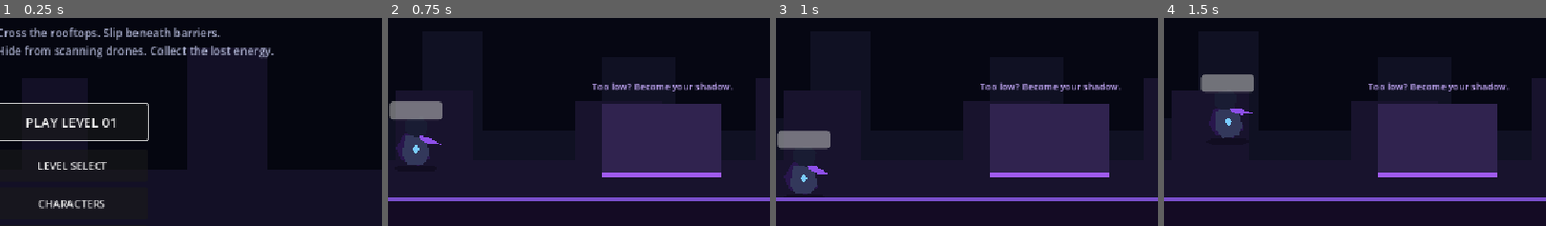
Above: before the commit, frames 1-4 (left to right).
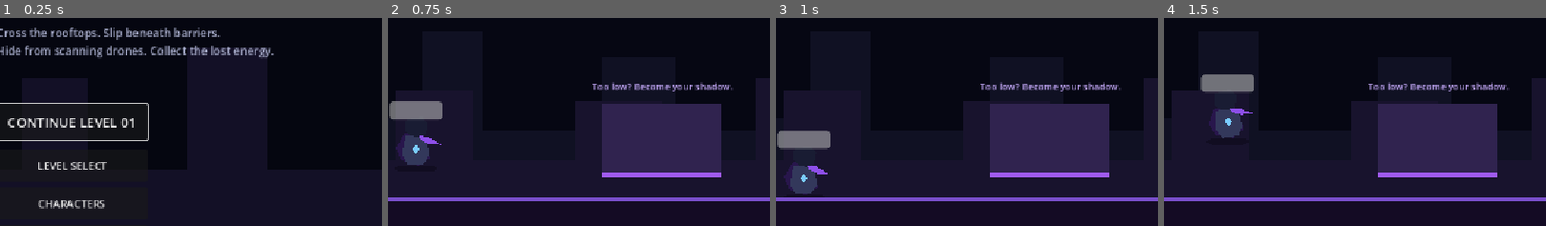
Above: after the commit, the same moments.

Repository: Yass29/shadow-run
Game: Godot game, scene res://main_menu.tscn
The game is run twice, just before and just after one commit, with the same random seed, the same clock (stepped at 60 frames per second) and the same inputs.
Inputs:
- Up to frame 1 (0.25 s): no input
- Up to frame 2 (0.75 s): click "PLAY LEVEL 01" (after the commit: "CONTINUE LEVEL 01") at 0.5 s
- Up to frame 3 (1 s): no input
- Up to frame 4 (1.5 s): tap Enter (ui_accept) at 1.25 s; hold Right (ui_right) from 1.28 s (still down); hold Enter (ui_accept) from 1.28 s (still down)
The pictures show only the part of the screen within x 9-59%, y 35-85%; the shares and areas given below are measured in that part.

The runs differ from the first frame. In frame 1, 1.0% of the frame differs, in the area x 2-35%, y 48-53%; in frame 2, nothing differs; in frame 3, nothing differs; in frame 4, nothing differs.

Commit message:
Make main button continue latest unlocked level

Diff:
--- a/main_menu.gd
+++ b/main_menu.gd
@@ -1,12 +1,14 @@
 extends Control
 
 func _ready() -> void:
+	$PlayButton.text = "CONTINUE LEVEL %02d" % GameState.max_unlocked_level
 	$PlayButton.grab_focus()
 	$ShardCounter.text = "◆ %d SHARDS" % GameState.shadow_shards
 	$Progress.text = "LEVELS UNLOCKED  %d / 5" % GameState.max_unlocked_level
 
 func _on_play_pressed() -> void:
-	get_tree().change_scene_to_file("res://level1.tscn")
+	var target := clampi(GameState.max_unlocked_level, 1, 5)
+	get_tree().change_scene_to_file("res://level%d.tscn" % target)
 
 func _on_levels_pressed() -> void:
 	get_tree().change_scene_to_file("res://level_select.tscn")
